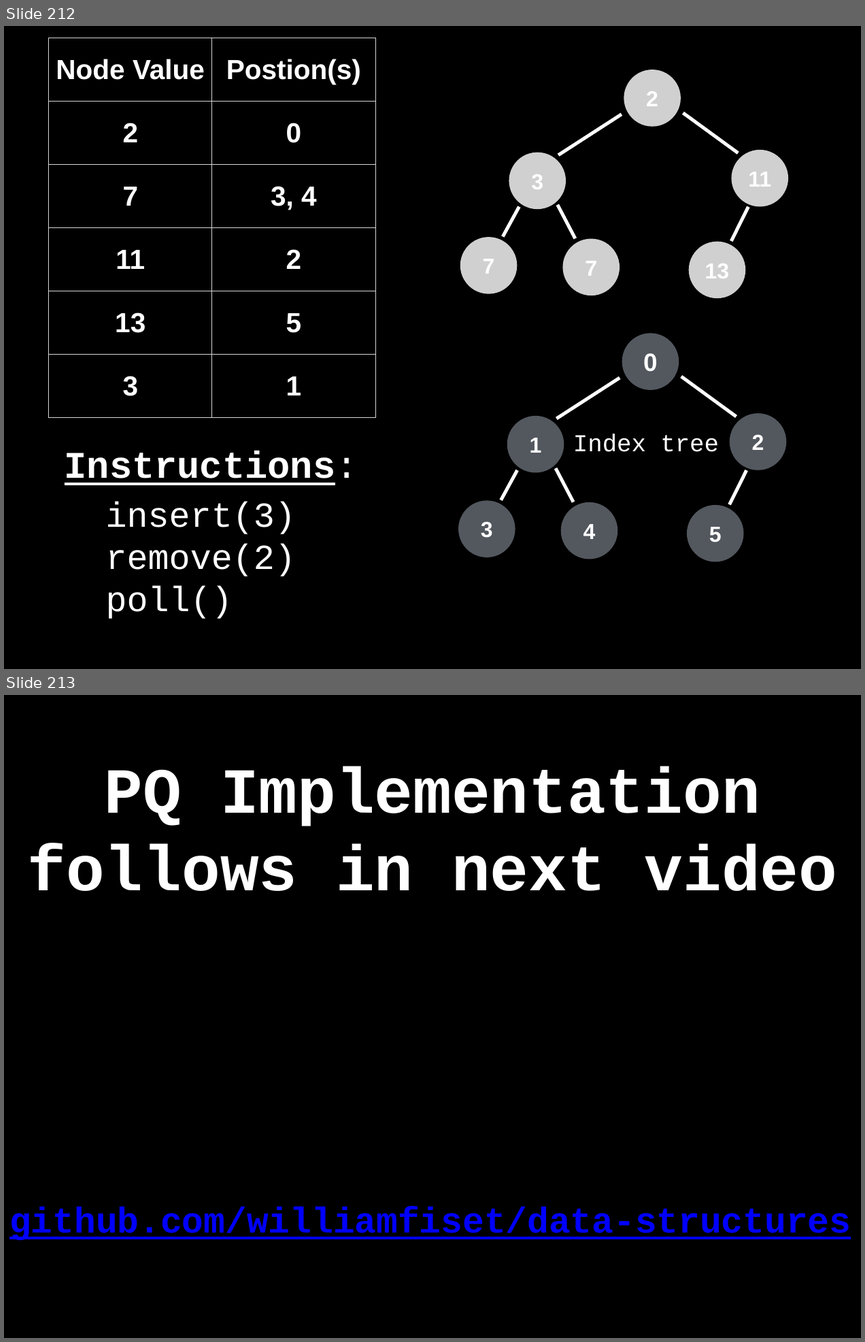
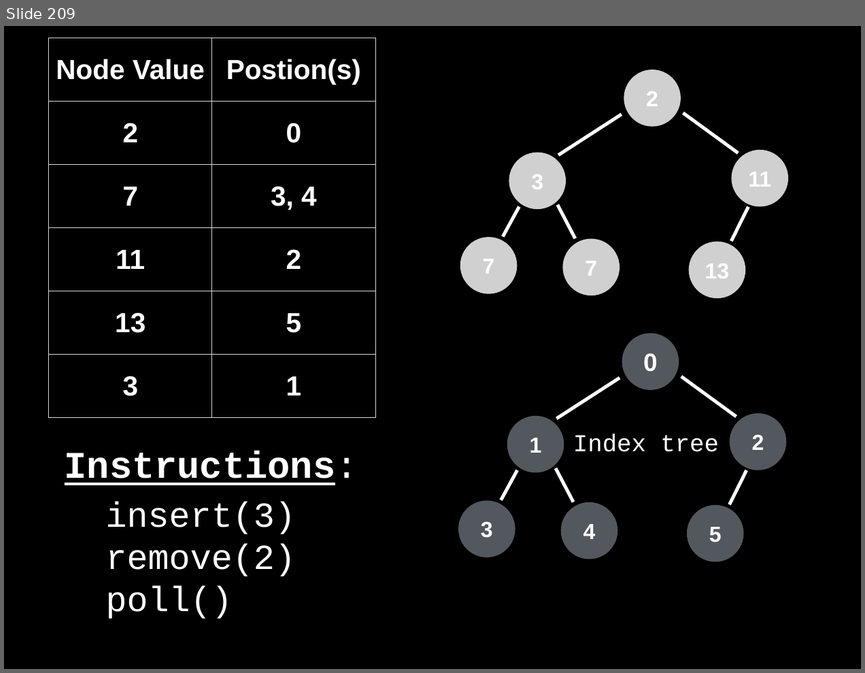
Before and after one commit to williamfiset/DEPRECATED-data-structures, a slide deck: PriorityQueue/presentation/PriorityQueue.pptx. Shown one above the other, each under a label of ours: slides 212 and 213 before the commit, slide 209 after it. The pictures are 865x1342 and 865x673 pixels, drawn with LibreOffice and Linux fonts; fonts in the diff are those of the drawing; grey boxes stand for pictures. Boxes give left, top, right and bottom in pixels: in the first picture for what was removed or moved away, otherwise in the second. Text is boxed around its words. In the diff, an @@ line names an element or a change of style, - is before the commit and + after.

```diff
--- a/PriorityQueue/presentation/PriorityQueue.pptx
+++ b/PriorityQueue/presentation/PriorityQueue.pptx
@@ slide 213 removed at <box>4,695,861,1338</box>, background #000000 @@
@@ title removed at <box>28,766,837,891</box> @@
-PQ Implementation follows in next video
@@ text removed at <box>9,1206,851,1240</box> @@
-github.com/williamfiset/data-structures
@@ what was slide 212 is now slide 209 @@
```
Also in this commit, not shown: 4 slides changed, 1 slide added, 6 other slides removed, 2 other files.
